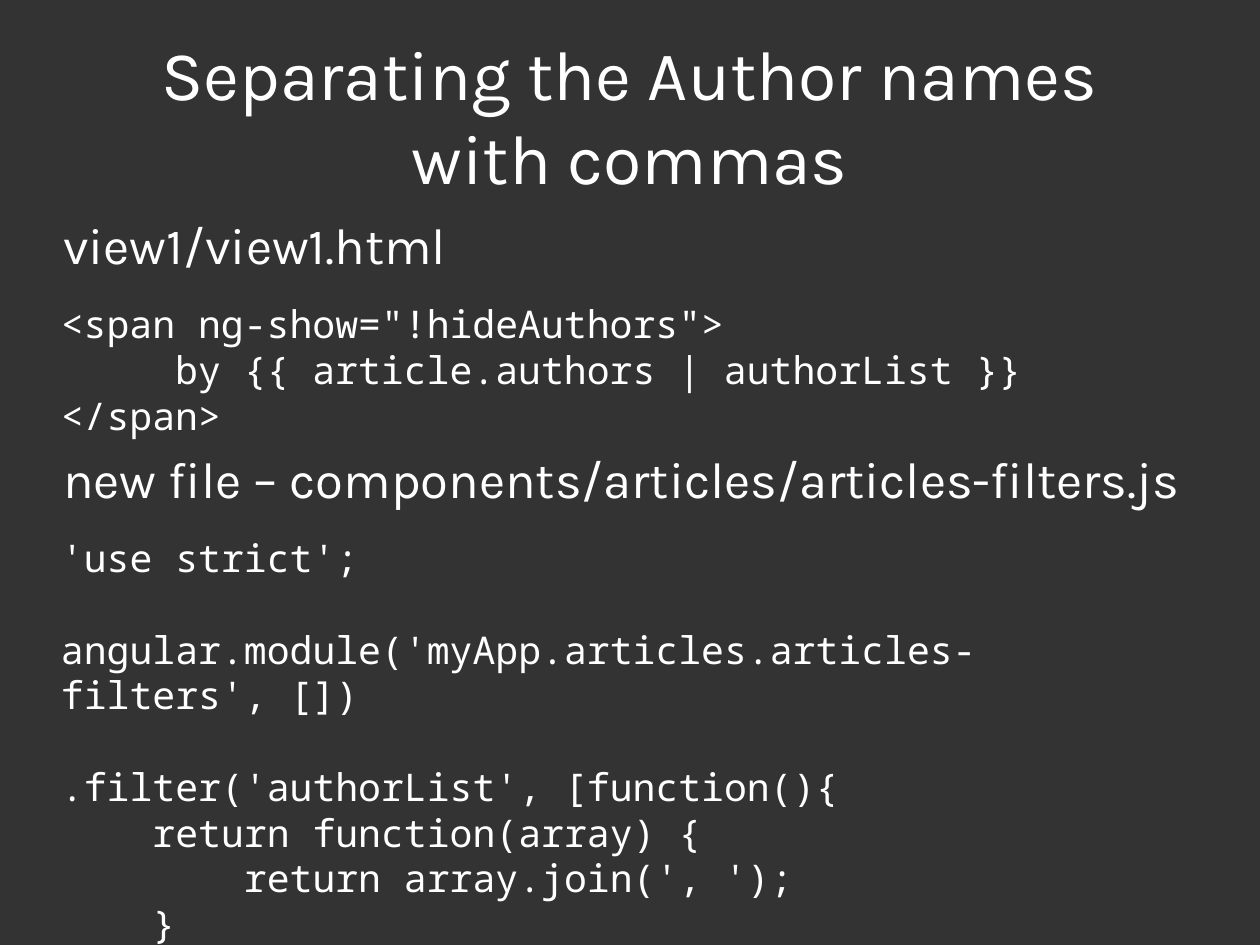
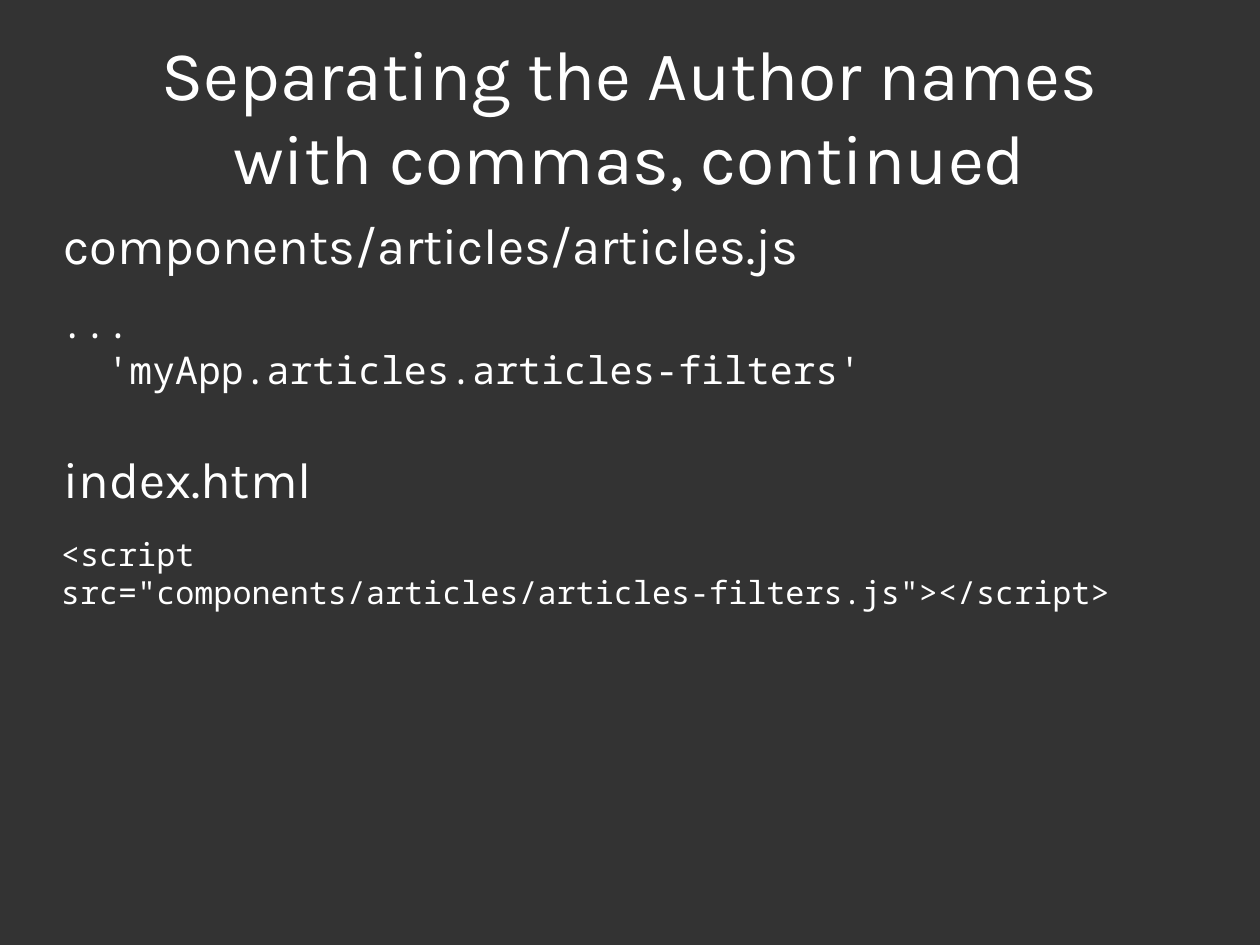
Before and after one commit to jenofdoom/intro-to-angularjs, a slide deck: slide 47 of intro-to-angularjs.odp. Drawn at 1260x945 pixels with LibreOffice and Linux fonts; fonts in the diff are those of the drawing. Boxes give left, top, right and bottom in pixels: in the first picture for what was removed or moved away, otherwise in the second. Text is boxed around its words. In the diff, an @@ line names an element or a change of style, - is before the commit and + after.

```diff
--- a/intro-to-angularjs.odp
+++ b/intro-to-angularjs.odp
@@ title at [161,52,1097,192]: text changed @@
-Separating the Author names
-with commas
+Separating the Author names
+with commas, continued
@@ title at [63,227,798,276]: text changed @@
-new file – components/articles/articles-filters.js
+components/articles/articles.js
@@ title removed at [63,227,446,268] @@
-view1/view1.html
@@ text removed at [61,309,953,439] @@
-<span ng-show="!hideAuthors">
-by {{ article.authors | authorList }}
-</span>
@@ text added at [107,355,862,394], 24 pt, text #FFFFFF @@
+...
+'myApp.articles.articles-filters'
@@ title added at [63,463,312,499], 32 pt, text #FFFFFF @@
+index.html
@@ text removed at [61,543,976,902] @@
-'use strict';
-angular.module('myApp.articles.articles-filters', [])
-.filter('authorList', [function(){
-return function(array) {
-return array.join(', ');
-}
-}]);
@@ text added at [61,542,1110,612], 20 pt, text #FFFFFF @@
+<script src="components/articles/articles-filters.js"></script>
```
Also in this commit, not shown: 1 other slide changed, 2 other files.
